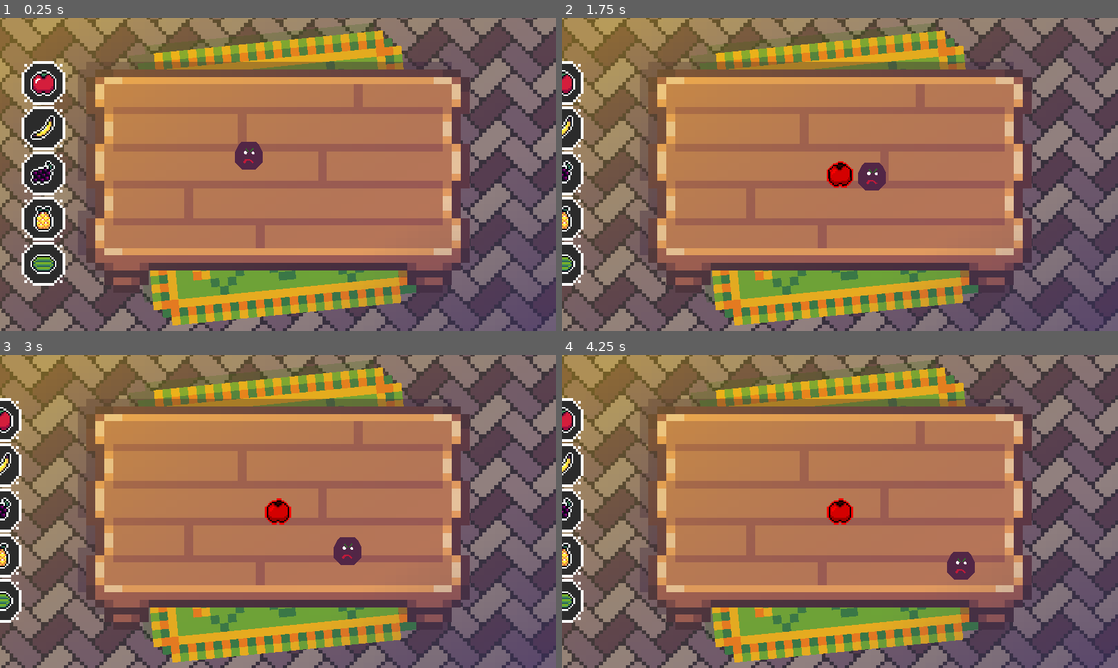
Above: before the commit, frames 1-4 (two rows, left to right).
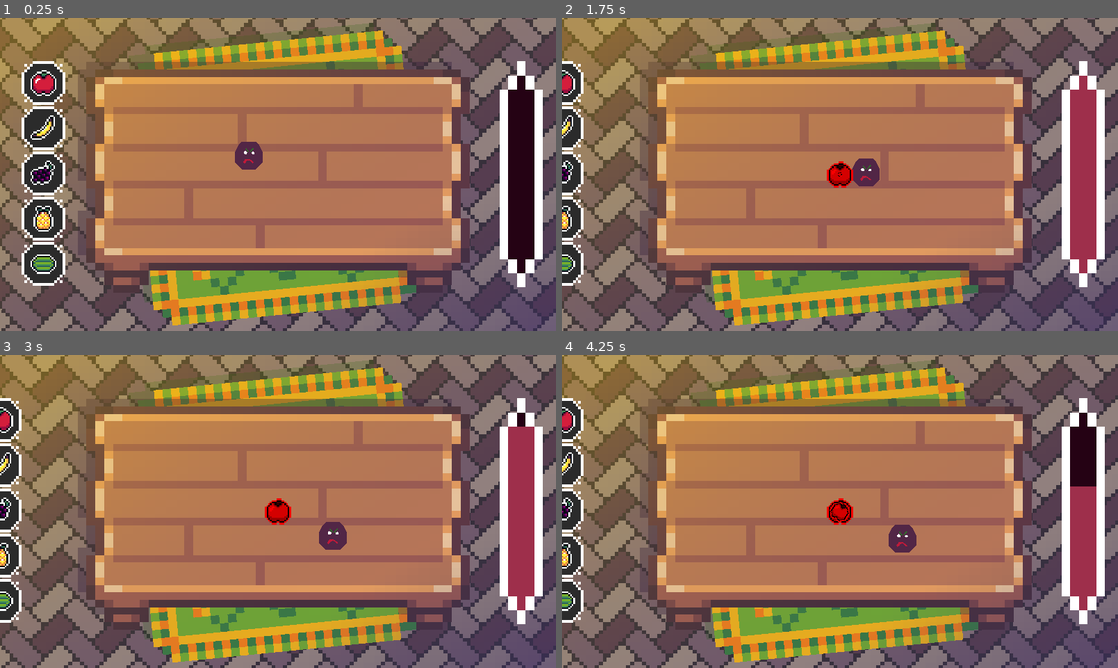
Above: after the commit, the same moments.

Repository: alexg-lviv/FruitTheNinja
Game: Godot game, scene res://src/GameField/MainScene.tscn
The game is run twice, just before and just after one commit, with the same random seed, the same clock (stepped at 60 frames per second) and the same inputs.
Inputs (mouse positions are in pixels of both pictures, inside the frame that each line leads up to):
- Up to frame 1 (0.25 s): no input
- Up to frame 2 (1.75 s): click (606, 83) at 0.5 s; move the mouse to (840, 174) at 1.27 s; press the mouse at (840, 174) at 1.28 s; tap Space (slowmo, bound only after the commit) at 1.55 s
- Up to frame 3 (3 s): release the mouse at (278, 511) at 2.03 s; tap Space (slowmo, bound only after the commit) at 2.1 s; click (278, 511) at 2.3 s; press the mouse at (278, 511) at 2.78 s
- Up to frame 4 (4.25 s): tap Space (slowmo, bound only after the commit) at 3.05 s; release the mouse at (840, 511) at 3.53 s; tap 1 (launch_apple) at 3.6 s; click (840, 511) at 3.8 s

The runs differ from the first frame. In frame 1, 4.8% of the frame differs, in the area x 89-98%, y 13-86%; in frame 2, 5.1%; in frame 3, 5.4%; in frame 4, 5.6%, in the area x 48-98%, y 13-86%.

Commit message:
Add slowmo

Diff:
--- a/project.godot
+++ b/project.godot
@@ -65,6 +65,11 @@
 "events": [Object(InputEventMouseButton,"resource_local_to_scene":false,"resource_name":"","device":-1,"window_id":0,"a …(242 unchanged characters)…
 ]
 }
+slowmo={
+"deadzone": 0.5,
+"events": [Object(InputEventKey,"resource_local_to_scene":false,"resource_name":"","device":-1,"window_id":0,"alt_pressed":false,"shift_pressed":false,"ctrl_pressed":false,"meta_pressed":false,"pressed":false,"keycode":0,"physical_keycode":32,"key_label":0,"unicode":32,"echo":false,"script":null)
+]
+}
 
 [layer_names]
 
--- a/src/AiAgent/Player.tscn
+++ b/src/AiAgent/Player.tscn
@@ -4,6 +4,21 @@
 
 [sub_resource type="CircleShape2D" id="CircleShape2D_r7qb6"]
 radius = 32.0
+
+[sub_resource type="Animation" id="Animation_1kudc"]
+length = 0.001
+tracks/0/type = "value"
+tracks/0/imported = false
+tracks/0/enabled = true
+tracks/0/path = NodePath(".:modulate")
+tracks/0/interp = 1
+tracks/0/loop_wrap = true
+tracks/0/keys = {
+"times": PackedFloat32Array(0),
+"transitions": PackedFloat32Array(1),
+"update": 0,
+"values": [Color(1, 1, 1, 1)]
+}
 
 [sub_resource type="Animation" id="Animation_uxwfr"]
 resource_name = "damage"
@@ -19,21 +34,6 @@
 "transitions": PackedFloat32Array(1, 1, 1),
 "update": 0,
 "values": [Color(1, 1, 1, 1), Color(1, 0.247059, 0.141176, 1), Color(1, 1, 1, 1)]
-}
-
-[sub_resource type="Animation" id="Animation_1kudc"]
-length = 0.001
-tracks/0/type = "value"
-tracks/0/imported = false
-tracks/0/enabled = true
-tracks/0/path = NodePath(".:modulate")
-tracks/0/interp = 1
-tracks/0/loop_wrap = true
-tracks/0/keys = {
-"times": PackedFloat32Array(0),
-"transitions": PackedFloat32Array(1),
-"update": 0,
-"values": [Color(1, 1, 1, 1)]
 }
 
 [sub_resource type="AnimationLibrary" id="AnimationLibrary_g1706"]
--- a/src/GameField/MainScene.gd
+++ b/src/GameField/MainScene.gd
@@ -1,4 +1,8 @@
 extends Control
+
+@export var slowmo_time: float
+@export var slowmo_slow: float
+@export var slowmo_cd: float
 
 @onready var _projectiles_butts = $VBoxLeft.get_children()
 
@@ -17,10 +21,23 @@
 	"launch_watermelon": $VBoxLeft/Watermelon,
 }
 
+var _is_slowmo := false
+@onready var _slowmo_timer = $SlowmoTimer
+var _slowmo_tween
+
 
 func _ready():
+	slowmo_time *= slowmo_slow
+	print(slowmo_time)
+	_slowmo_timer.wait_time = slowmo_time
+	$SlowmoProgress.max_value = slowmo_time
+	set_physics_process(false)
 	for butt in _projectiles_butts:
 		butt.pressed.connect(_on_projectile_butt_pressed.bind(butt))
+
+
+func _physics_process(delta):
+	$SlowmoProgress.value = _slowmo_timer.time_left
 
 
 func _input(event):
@@ -35,6 +52,38 @@
 	if event.is_action_pressed("ui_cancel") and _preview != null:
 		_preview.queue_free()
 
+	if event.is_action_pressed("slowmo"):
+		if _is_slowmo:
+			_reset_time_scale()
+		else:
+			if _slowmo_tween and _slowmo_tween.is_running():
+				_slowmo_tween.kill()
+			Engine.time_scale = slowmo_slow
+			_is_slowmo = true
+			set_physics_process(true)
+			_slowmo_timer.start()
+
+
+func _on_slowmo_timer_timeout():
+	_reset_time_scale()
+
+
+func _reset_time_scale():
+	Engine.time_scale = 1
+	_is_slowmo = false
+	set_physics_process(false)
+
+	_slowmo_timer.wait_time = clampf(_slowmo_timer.time_left, 0.00001, slowmo_time)
+	_slowmo_timer.stop()
+	_reload_slowmo_timer()
+
+
+func _reload_slowmo_timer():
+	if _slowmo_tween and _slowmo_tween.is_running():
+		_slowmo_tween.kill()
+	_slowmo_tween = get_tree().create_tween().set_parallel()
+	_slowmo_tween.tween_property(_slowmo_timer, "wait_time", slowmo_time, (1 - _slowmo_timer.wait_time / slowmo_time) * slowmo_cd)
+	_slowmo_tween.tween_property($SlowmoProgress, "value", slowmo_time, slowmo_cd)
 
 
 func _on_projectile_butt_pressed(butt):
--- a/src/GameField/MainScene.tscn
+++ b/src/GameField/MainScene.tscn
@@ -8,6 +8,9 @@
 [ext_resource type="Texture2D" uid="uid://gr8j8k68ub8o" path="res://assets/backgrounds/table.png" id="4_ixhuf"]
 [ext_resource type="PackedScene" uid="uid://ulydrceem7fg" path="res://src/UI/ProjectileButt.tscn" id="4_p185g"]
 [ext_resource type="PackedScene" uid="uid://meav3ml5vmta" path="res://src/AiAgent/Player.tscn" id="5_7y0iy"]
+[ext_resource type="Texture2D" uid="uid://vno74iskjocn" path="res://assets/aim_bar/under.png" id="8_jyixy"]
+[ext_resource type="Texture2D" uid="uid://g1imjaeflqxr" path="res://assets/aim_bar/over.png" id="9_ndt7q"]
+[ext_resource type="Texture2D" uid="uid://d144pu1ty6fx4" path="res://assets/aim_bar/progress.png" id="10_77g3h"]
 
 [sub_resource type="ShaderMaterial" id="ShaderMaterial_3y4aj"]
 shader = ExtResource("4_7j0s5")
@@ -57,6 +60,9 @@
 grow_horizontal = 2
 grow_vertical = 2
 script = ExtResource("1_fcdyl")
+slowmo_time = 3.0
+slowmo_slow = 0.1
+slowmo_cd = 3.0
 
 [node name="ShakeCamera2D" parent="." instance=ExtResource("2_ytone")]
 
@@ -182,6 +188,26 @@
 projectile = "Watermelon"
 cd = 5.0
 
+[node name="SlowmoProgress" type="TextureProgressBar" parent="."]
+layout_mode = 1
+anchors_preset = -1
+anchor_left = 1.0
+anchor_right = 1.0
+anchor_bottom = 1.0
+offset_left = -130.0
+offset_top = 100.0
+offset_right = -30.0
+offset_bottom = -100.0
+grow_horizontal = 0
+grow_vertical = 2
+max_value = 1.0
+step = 0.001
+fill_mode = 3
+nine_patch_stretch = true
+texture_under = ExtResource("8_jyixy")
+texture_over = ExtResource("9_ndt7q")
+texture_progress = ExtResource("10_77g3h")
+
 [node name="CanvasLayer" type="CanvasLayer" parent="."]
 
 [node name="Projectiles" type="Node2D" parent="."]
@@ -230,3 +256,8 @@
 [node name="CollisionShape2D" type="CollisionShape2D" parent="FieldArea"]
 position = Vector2(630, 341)
 shape = SubResource("RectangleShape2D_2hwli")
+
+[node name="SlowmoTimer" type="Timer" parent="."]
+one_shot = true
+
+[connection signal="timeout" from="SlowmoTimer" to="." method="_on_slowmo_timer_timeout"]
Binary file changed: assets/aim_bar/over.png
Not shown, changed: assets/aim_bar/over.png.import
Binary file changed: assets/aim_bar/progress.png
Not shown, changed: assets/aim_bar/progress.png.import
Binary file changed: assets/aim_bar/under.png
Not shown, changed: assets/aim_bar/under.png.import
Not shown: 1 places in src/GameField/MainScene.tscn that only renumber resources
